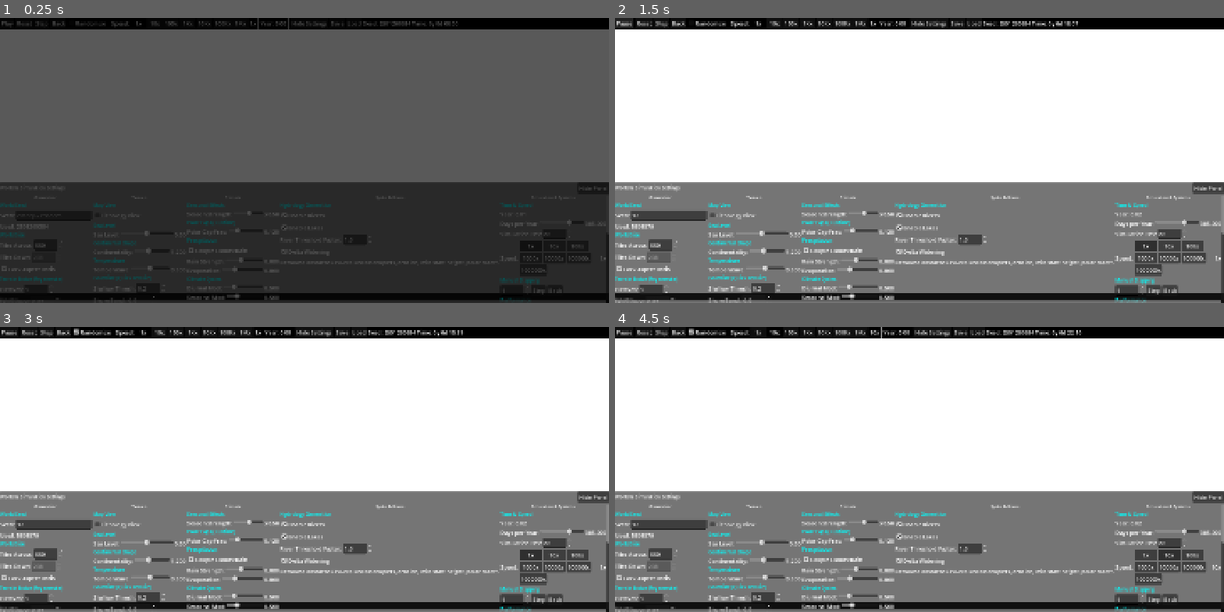
Above: before the commit, frames 1-4 (two rows, left to right).
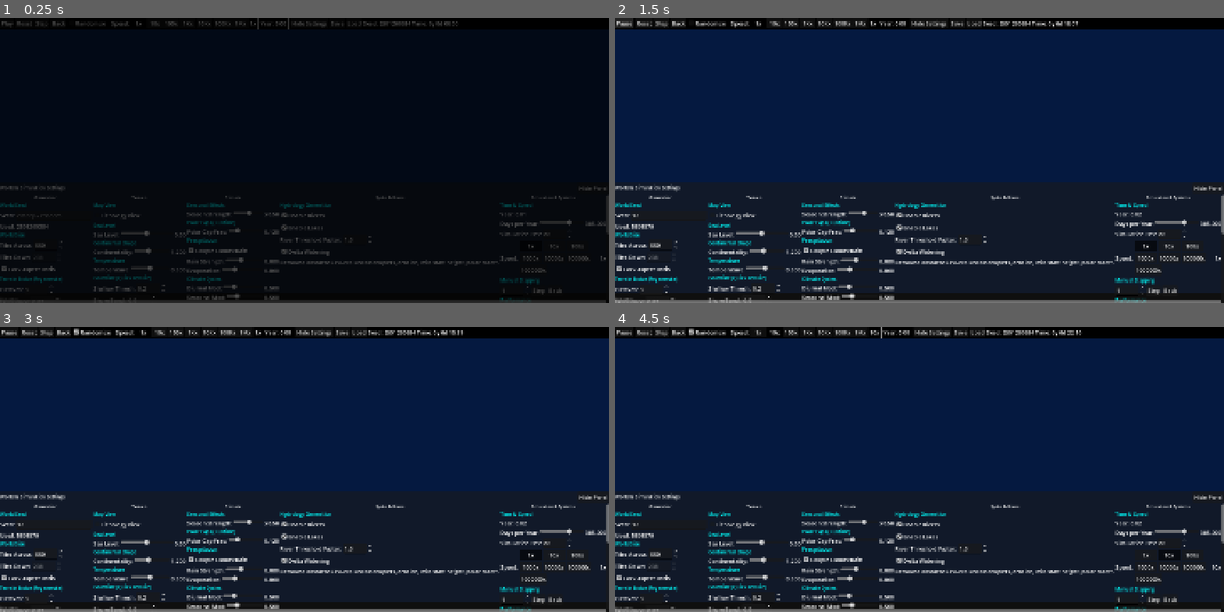
Above: after the commit, the same moments.

Repository: Bl4ckh34d/ASCIIWorldGen
Game: Godot game, scene res://scenes/Main.tscn
Same seed, same stepped clock (60 frames per second), same inputs: the game is played once before the commit and once after it. This scene is started directly instead of the project's main scene.
Inputs (mouse positions are in pixels of both pictures, inside the frame that each line leads up to):
- Up to frame 1 (0.25 s): no input
- Up to frame 2 (1.5 s): click (669, 214) at 0.52 s; type "12" at 0.6 s; click "Play" at 1.25 s
- Up to frame 3 (3 s): click "Step" at 2 s; click "Randomize" at 2.75 s
- Up to frame 4 (4.5 s): click "1x" at 3.5 s; click "10x" at 4.25 s

The runs differ from the first frame. In frame 1, 87% of the frame differs, in the area x 0-100%, y 4-97%; in frame 2, 92%; in frame 3, 92%; in frame 4, 92%.
Error before the commit: Cannot call method 'shader_create_from_spirv' on a null value. (res://scripts/systems/CloudWindSystem.gd:128)
Error after the commit: Cannot call method 'shader_create_from_spirv' on a null value. (res://scripts/systems/ClimateAdjustCompute.gd:74)

Commit message:
fix: handle null shader version cases in compute scripts
- Added checks for null `chosen_version` in multiple compute scripts (`BiomeCompute.gd`, `BiomePostCompute.gd`, `ClimateAdjustCompute.gd`, etc.) to prevent errors when no valid shader version is available.
- Enhanced error handling by returning null and logging appropriate messages where necessary, improving robustness in shader loading processes.
- Updated shader loading logic in `ShaderLoader.gd` to ensure fallback to the first non-null version, enhancing shader compatibility across the project.

Diff:
--- a/scripts/systems/BiomeCompute.gd
+++ b/scripts/systems/BiomeCompute.gd
@@ -26,6 +26,9 @@
 		if String(v) == "vulkan":
 			chosen_version = v
 			break
+	if chosen_version == null:
+		push_error("BiomeCompute: No non-null shader version available")
+		return null
 	var spirv = file.get_spirv(chosen_version)
 	if spirv == null:
 		push_error("BiomeCompute: Failed to get SPIRV for version: " + str(chosen_version))
--- a/scripts/systems/BiomePostCompute.gd
+++ b/scripts/systems/BiomePostCompute.gd
@@ -19,6 +19,8 @@
 		if String(v) == "vulkan":
 			chosen_version = v
 			break
+	if chosen_version == null:
+		return null
 	return file.get_spirv(chosen_version)
 
 func _ensure() -> void:
--- a/scripts/systems/ClimateAdjustCompute.gd
+++ b/scripts/systems/ClimateAdjustCompute.gd
@@ -27,6 +27,8 @@
 		if String(v) == "vulkan":
 			chosen_version = v
 			break
+	if chosen_version == null:
+		return null
 	return file.get_spirv(chosen_version)
 
 func _compute_stage_error_text(spirv: RDShaderSPIRV) -> String:
--- a/scripts/systems/CloudOverlayCompute.gd
+++ b/scripts/systems/CloudOverlayCompute.gd
@@ -18,6 +18,8 @@
 		if String(v) == "vulkan":
 			chosen_version = v
 			break
+	if chosen_version == null:
+		return null
 	return file.get_spirv(chosen_version)
 
 func _ensure() -> void:
--- a/scripts/systems/CloudWindSystem.gd
+++ b/scripts/systems/CloudWindSystem.gd
@@ -99,6 +99,8 @@
 		if String(v) == "vulkan":
 			chosen_version = v
 			break
+	if chosen_version == null:
+		return null
 	return file.get_spirv(chosen_version)
 
 func initialize(gen: Object, time_sys: Object = null) -> void:
@@ -122,6 +124,9 @@
 	_cloud_tex = load("res://scripts/systems/CloudTextureCompute.gd").new()
 	# Prepare advection shader if available
 	var rd := RenderingServer.get_rendering_device()
+	if rd == null:
+		_force_resync = true
+		return
 	if _advec_shader != null:
 		var spirv := _get_spirv(_advec_shader)
 		if spirv != null:
--- a/scripts/systems/ContinentalShelfCompute.gd
+++ b/scripts/systems/ContinentalShelfCompute.gd
@@ -18,6 +18,8 @@
 		if String(v) == "vulkan":
 			chosen_version = v
 			break
+	if chosen_version == null:
+		return null
 	return file.get_spirv(chosen_version)
 
 func _ensure() -> void:
--- a/scripts/systems/DistanceTransformCompute.gd
+++ b/scripts/systems/DistanceTransformCompute.gd
@@ -18,6 +18,8 @@
 		if String(v) == "vulkan":
 			chosen_version = v
 			break
+	if chosen_version == null:
+		return null
 	return file.get_spirv(chosen_version)
 
 func _ensure() -> void:
--- a/scripts/systems/FeatureNoiseCache.gd
+++ b/scripts/systems/FeatureNoiseCache.gd
@@ -31,6 +31,8 @@
 		if String(v) == "vulkan":
 			chosen_version = v
 			break
+	if chosen_version == null:
+		return null
 	return file.get_spirv(chosen_version)
 
 func _ensure() -> void:
--- a/scripts/systems/FlowCompute.gd
+++ b/scripts/systems/FlowCompute.gd
@@ -33,6 +33,8 @@
 		if String(v) == "vulkan":
 			chosen_version = v
 			break
+	if chosen_version == null:
+		return null
 	return file.get_spirv(chosen_version)
 
 func _ensure() -> void:
--- a/scripts/systems/GPUBufferHelper.gd
+++ b/scripts/systems/GPUBufferHelper.gd
@@ -103,13 +103,20 @@
 		return null
 
 	var versions: Array = file.get_version_list()
-	var chosen_version = versions[0]
+	var chosen_version: Variant = null
 
 	# Prefer Vulkan version if available
 	for v in versions:
+		if v == null:
+			continue
+		if chosen_version == null:
+			chosen_version = v
 		if String(v) == "vulkan":
 			chosen_version = v
 			break
+	if chosen_version == null:
+		push_error("No non-null shader version available: " + name)
+		return null
 
 	var spirv = file.get_spirv(chosen_version)
 	if spirv == null:
--- a/scripts/systems/GPUBufferManager.gd
+++ b/scripts/systems/GPUBufferManager.gd
@@ -13,6 +13,8 @@
 
 func ensure_buffer(name: String, size_bytes: int, initial_data: PackedByteArray = PackedByteArray()) -> RID:
 	"""Ensure a persistent buffer exists with at least the specified size"""
+	if _rd == null:
+		return RID()
 	var existing = _buffers.get(name, {})
 
 	# If buffer exists and is large enough, reuse it
@@ -48,6 +50,8 @@
 
 func update_buffer(name: String, data: PackedByteArray, offset: int = 0) -> bool:
 	"""Update buffer contents"""
+	if _rd == null:
+		return false
 	var buf = _buffers.get(name, {})
 	if not buf.has("rid") or not buf.rid.is_valid():
 		return false
@@ -61,6 +65,8 @@
 
 func read_buffer(name: String, staging_name: String = "") -> PackedByteArray:
 	"""Read buffer contents back to CPU with optional staging buffer name"""
+	if _rd == null:
+		return PackedByteArray()
 	var buf = _buffers.get(name, {})
 	if not buf.has("rid") or not buf.rid.is_valid():
 		return PackedByteArray()
@@ -82,6 +88,8 @@
 
 func read_buffer_region(name: String, offset_bytes: int, size_bytes: int) -> PackedByteArray:
 	"""Read a byte range from a managed buffer."""
+	if _rd == null:
+		return PackedByteArray()
 	var buf = _buffers.get(name, {})
 	if not buf.has("rid") or not buf.rid.is_valid():
 		return PackedByteArray()
@@ -97,6 +105,8 @@
 
 func clear_buffer(name: String, clear_value: int = 0) -> bool:
 	"""Clear buffer to specified value using GPU clear shader"""
+	if _rd == null:
+		return false
 	var buf = _buffers.get(name, {})
 	if not buf.has("rid") or not buf.rid.is_valid():
 		return false
@@ -110,6 +120,9 @@
 
 func free_buffer(name: String) -> void:
 	"""Free a specific buffer"""
+	if _rd == null:
+		_buffers.erase(name)
+		return
 	var buf = _buffers.get(name, {})
 	if buf.has("rid") and buf.rid.is_valid():
 		_rd.free_rid(buf.rid)
@@ -117,6 +130,10 @@
 
 func cleanup() -> void:
 	"""Free all managed buffers"""
+	if _rd == null:
+		_buffers.clear()
+		_staging_buffers.clear()
+		return
 	for name in _buffers.keys():
 		var buf = _buffers[name]
 		if buf.has("rid") and buf.rid.is_valid():
--- a/scripts/systems/LandMaskCompute.gd
+++ b/scripts/systems/LandMaskCompute.gd
@@ -20,6 +20,8 @@
 		if String(v) == "vulkan":
 			chosen_version = v
 			break
+	if chosen_version == null:
+		return null
 	return file.get_spirv(chosen_version)
 
 func _ensure() -> void:
--- a/scripts/systems/PlateSystem.gd
+++ b/scripts/systems/PlateSystem.gd
@@ -509,16 +509,24 @@
 			if approach > 0.1:
 				uplift = uplift_rate_per_day * dt_days * approach * 0.72
 			elif approach < -0.1:
-				# Divergent boundaries: stabilize around a shallow rift floor.
-				# This avoids runaway abyssal deepening as plates continue separating.
+				# Divergent boundaries: preserve local bathymetry and keep only a narrow deep seam.
 				var div: float = (-approach) - 0.1
 				var land_factor: float = clamp((heights[i] - generator.config.sea_level + 0.02) / 0.35, 0.0, 1.0)
-				var rift_target: float = lerp(generator.config.sea_level - 0.16, generator.config.sea_level - 0.08, land_factor)
+				var h_other: float = heights[nx_sel + ny_sel * w]
+				var local_ref: float = lerp(min(heights[i], h_other), 0.5 * (heights[i] + h_other), 0.72)
+				var n_div: float = _noise.get_noise_2d(float(x) * 0.61 + float(pid) * 2.3, float(y) * 0.61 + float(p_other) * 1.7) * 0.5 + 0.5
+				var jitter: float = (n_div - 0.5) * lerp(0.016, 0.009, land_factor)
+				var rift_target: float = local_ref + jitter
 				var to_target: float = rift_target - heights[i]
-				var settle_rate: float = subduction_rate_per_day * dt_days * div * lerp(0.40, 0.26, land_factor)
+				var settle_rate: float = subduction_rate_per_day * dt_days * div * lerp(0.33, 0.22, land_factor)
 				uplift = clamp(to_target, -settle_rate, settle_rate)
-				uplift += ridge_rate_per_day * dt_days * div * lerp(0.44, 0.16, land_factor)
-				var divergence_floor: float = lerp(generator.config.sea_level - 0.24, generator.config.sea_level - 0.12, land_factor)
+				var seam_w: float = clamp(1.0 - dist_len / 1.6, 0.0, 1.0)
+				var deep_axis: float = trench_rate_per_day * dt_days * div * lerp(1.00, 0.52, land_factor)
+				uplift -= deep_axis * seam_w * seam_w
+				uplift += ridge_rate_per_day * dt_days * div * lerp(0.18, 0.08, land_factor)
+				var seam_floor: float = local_ref - lerp(0.22, 0.10, land_factor)
+				var flank_floor: float = local_ref - lerp(0.06, 0.03, land_factor)
+				var divergence_floor: float = lerp(flank_floor, seam_floor, seam_w)
 				if heights[i] + uplift < divergence_floor:
 					uplift = divergence_floor - heights[i]
 			else:
@@ -560,10 +568,10 @@
 			if pid_b != pid2: div_score -= (plate_vel_v[pid2] - plate_vel_v[pid_b])
 			if div_score > 1.2:
 				var land_factor2: float = clamp((heights[i2] - generator.config.sea_level + 0.02) / 0.35, 0.0, 1.0)
-				var floor_level: float = lerp(generator.config.sea_level - 0.24, generator.config.sea_level - 0.12, land_factor2)
-				var rift_target2: float = lerp(generator.config.sea_level - 0.16, generator.config.sea_level - 0.08, land_factor2)
+				var floor_level: float = heights[i2] - lerp(0.06, 0.03, land_factor2)
+				var rift_target2: float = heights[i2] + (_noise.get_noise_2d(float(x2) * 0.37, float(y2) * 0.37) * 0.5 + 0.5 - 0.5) * lerp(0.012, 0.007, land_factor2)
 				var to_target2: float = rift_target2 - heights[i2]
-				var settle2: float = subduction_rate_per_day * dt_days * min(1.6, div_score) * lerp(0.30, 0.20, land_factor2)
+				var settle2: float = subduction_rate_per_day * dt_days * min(1.6, div_score) * lerp(0.24, 0.16, land_factor2)
 				heights[i2] = clamp(heights[i2] + clamp(to_target2, -settle2, settle2), floor_level, 2.0)
 	# Commit height changes
 	generator.last_height = heights
--- a/scripts/systems/PlateUpdateCompute.gd
+++ b/scripts/systems/PlateUpdateCompute.gd
@@ -28,11 +28,15 @@
 		if String(v) == "vulkan":
 			chosen_version = v
 			break
+	if chosen_version == null:
+		return null
 	return file.get_spirv(chosen_version)
 
 func _ensure() -> void:
 	if _rd == null:
 		_rd = RenderingServer.get_rendering_device()
+	if _rd == null:
+		return
 	if not _shader.is_valid():
 		var spirv: RDShaderSPIRV = _get_spirv(PLATE_SHADER_FILE)
 		if spirv == null:
--- a/scripts/systems/RiverCompute.gd
+++ b/scripts/systems/RiverCompute.gd
@@ -34,6 +34,8 @@
 		if String(v) == "vulkan":
 			chosen_version = v
 			break
+	if chosen_version == null:
+		return null
 	return file.get_spirv(chosen_version)
 
 func _ensure() -> void:
--- a/scripts/systems/ShaderLoader.gd
+++ b/scripts/systems/ShaderLoader.gd
@@ -81,13 +81,20 @@
 
 static func _choose_best_version(versions: Array) -> Variant:
 	"""Choose the best shader version (prefer Vulkan)"""
+	if versions.is_empty():
+		return null
+	var first_valid: Variant = null
 	# Prefer Vulkan if available
 	for v in versions:
+		if v == null:
+			continue
+		if first_valid == null:
+			first_valid = v
 		if String(v) == "vulkan":
 			return v
 
-	# Fall back to first available version
-	return versions[0]
+	# Fall back to first non-null available version
+	return first_valid
 
 static func create_shader_and_pipeline(rd: RenderingDevice, shader_file: RDShaderFile, name: String = "") -> Dictionary:
 	"""Create both shader and pipeline with error handling"""
@@ -103,6 +110,9 @@
 	# Get SPIRV
 	var versions = shader_file.get_version_list()
 	var chosen_version = _choose_best_version(versions)
+	if chosen_version == null:
+		push_error("ShaderLoader: No non-null shader version for: " + name)
+		return {"shader": RID(), "pipeline": RID(), "success": false}
 	var spirv = shader_file.get_spirv(chosen_version)
 
 	if spirv == null:
--- a/scripts/systems/TerrainCompute.gd
+++ b/scripts/systems/TerrainCompute.gd
@@ -19,11 +19,15 @@
 		if String(v) == "vulkan":
 			chosen_version = v
 			break
+	if chosen_version == null:
+		return null
 	return file.get_spirv(chosen_version)
 
 func _ensure() -> void:
 	if _rd == null:
 		_rd = RenderingServer.get_rendering_device()
+	if _rd == null:
+		return
 	if not _shader.is_valid():
 		var spirv: RDShaderSPIRV = _get_spirv(TERRAIN_SHADER)
 		if spirv == null:
--- a/shaders/rendering/ascii_quad_render.gdshader
+++ b/shaders/rendering/ascii_quad_render.gdshader
@@ -205,7 +205,7 @@
     float plate_boundary = data3.a;
 
     float lake_flag = data4.r;
-    float river_flag = data4.g;
+    float river_flag = _river_mask_at(world_cell);
     float lava_flag = (use_lava_texture != 0) ? texture(lava_texture, world_uv).r : data4.b;
     float lake_level_raw = data4.a * 2.0 - 1.0;
 
@@ -215,10 +215,7 @@
 
     bool is_land_tile = (is_land >= 0.5);
     bool bedrock_mode = (bedrock_only_mode != 0);
-    if (bedrock_mode && !is_land_tile) {
-        COLOR = vec4(0.0, 0.0, 0.0, 0.0);
-        return;
-    }
+    bool hide_ocean_in_bedrock = (bedrock_mode && !is_land_tile);
     bool lake_here = (lake_flag > 0.5);
     bool river_here = (river_flag > 0.5);
     bool lava_here = (lava_flag > 0.5);
@@ -226,7 +223,10 @@
     float out_char_index = char_index;
     float lake_circle_mask = 0.0;
 
-    if (!is_land_tile) {
+    if (hide_ocean_in_bedrock) {
+        base_color = vec3(0.0);
+        out_char_index = 0.0;
+    } else if (!is_land_tile) {
         base_color = water_color_from_height(height_raw, sea_level, turq_strength, shelf_val);
         out_char_index = CHAR_IDX_TILDE;
         if (!is_land_tile && abs(biome_id - BIOME_ICE_SHEET) < 0.5) {
Not shown, changed: shaders/intro_bigbang.glsl
Not shown, changed: shaders/plate_update.glsl
